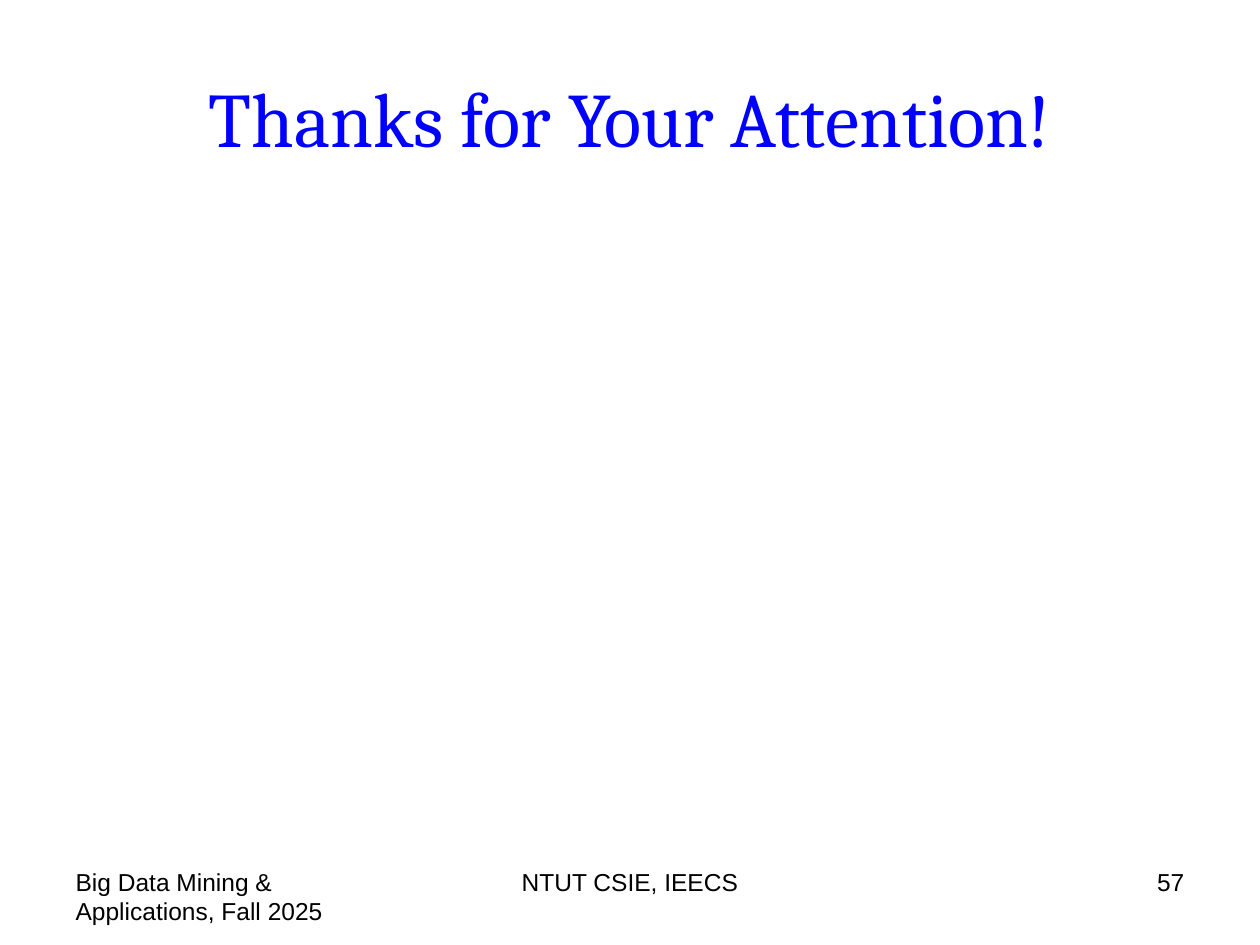
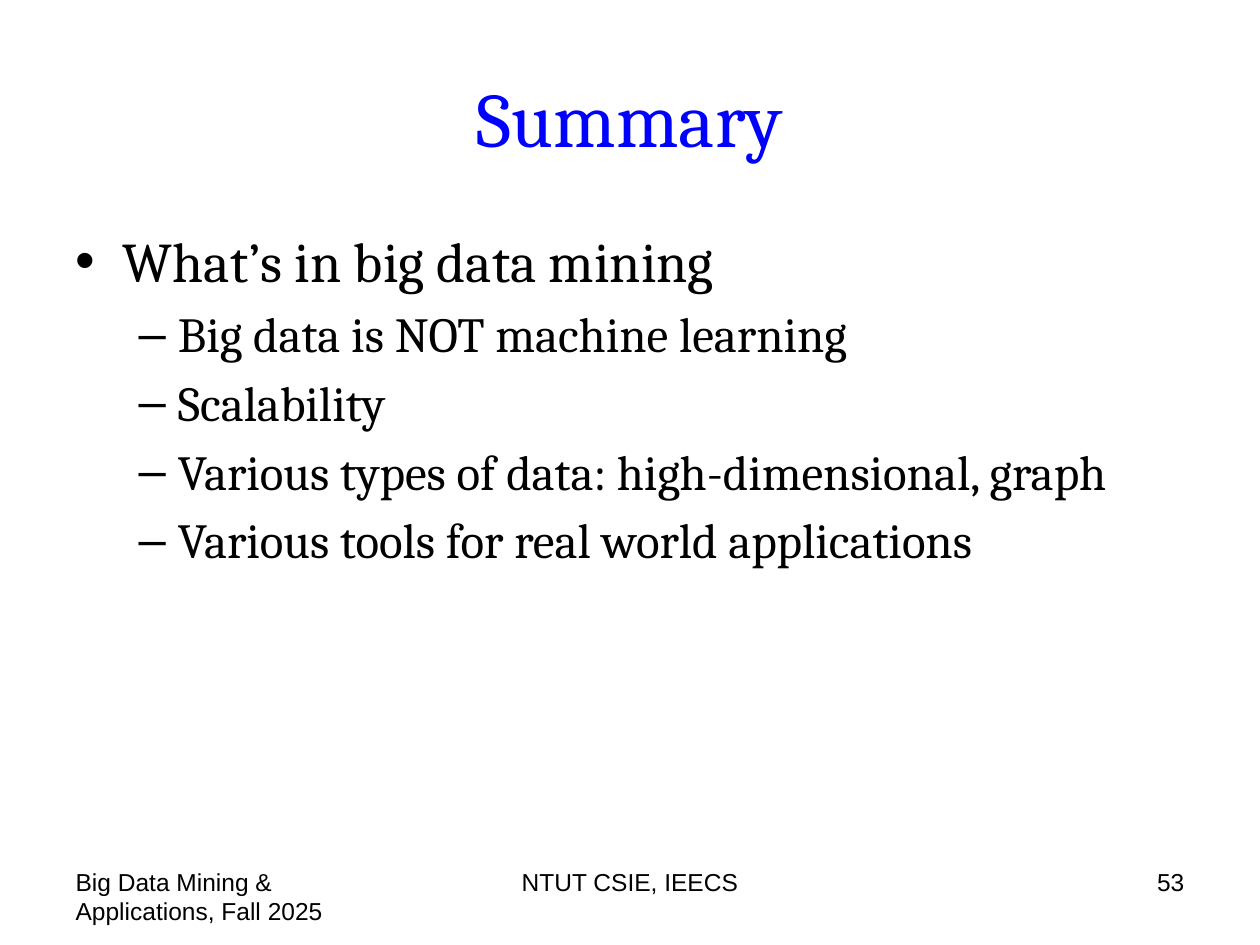
Before and after one commit to chriswjh/chriswjh.github.io, a slide deck: slide 53 of BDM/00-overview.pptx (slide 57 before the commit). Drawn at 1260x945 pixels with LibreOffice and Linux fonts; fonts in the diff are those of the drawing. Boxes give left, top, right and bottom in pixels: in the first picture for what was removed or moved away, otherwise in the second. Text is boxed around its words. In the diff, an @@ line names an element or a change of style, - is before the commit and + after.

```diff
--- a/BDM/00-overview.pptx
+++ b/BDM/00-overview.pptx
@@ title at [477,95,783,164]: text changed @@
-Thanks for Your Attention!
+Summary
@@ text added at [123,243,1107,569], 28 pt, text #000000 @@
+• What’s in big data mining
+  – Big data is NOT machine learning
+  – Scalability
+  – Various types of data: high-dimensional, graph
+  – Various tools for real world applications
@@ page number at [1157,874,1184,892]: text changed @@
-57
+53
```
Also in this commit, not shown: 1 other slide changed, 1 slide added, 5 slides removed.
